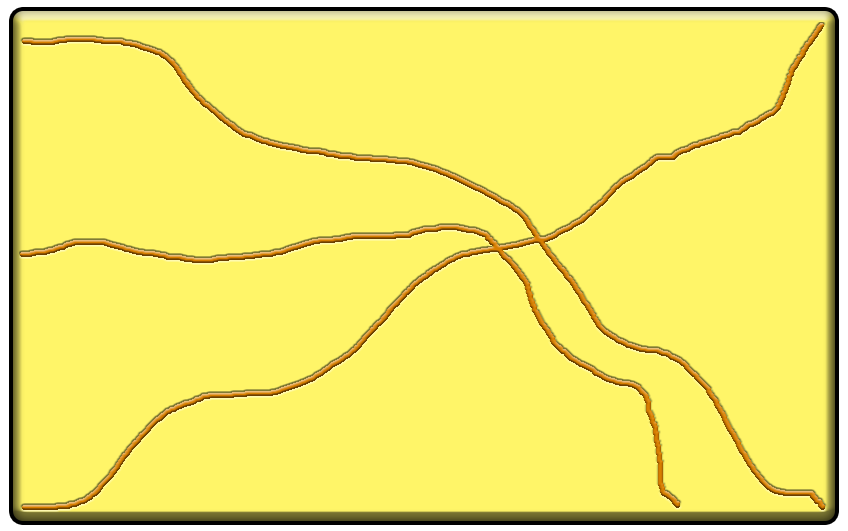
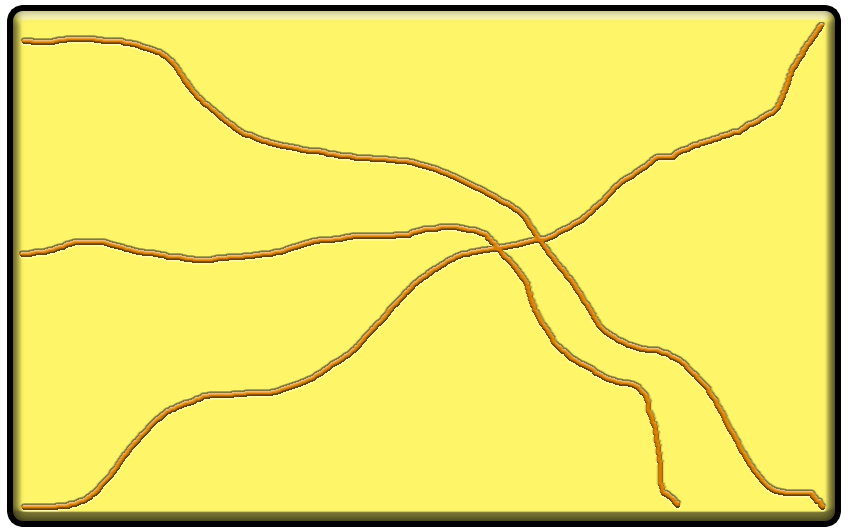
Layers edited between the first and the second 848 x 531 image:
pixels changed over [left=7, top=5, right=841, bottom=527] (layer not identified)
